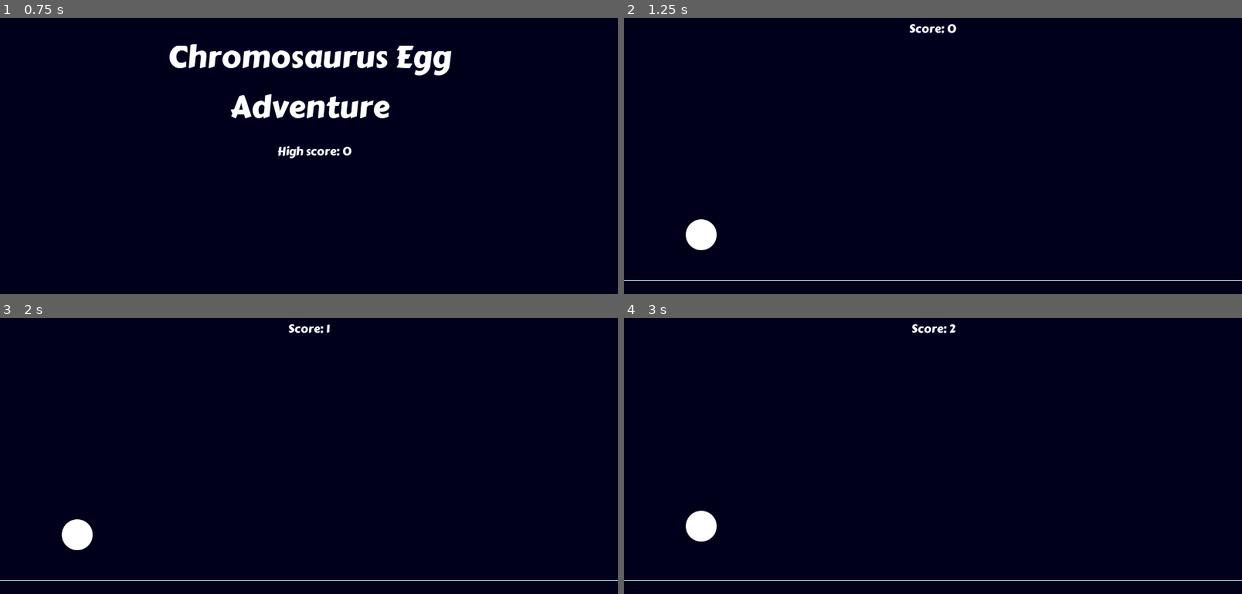
Above: before the commit, frames 1-4 (two rows, left to right).
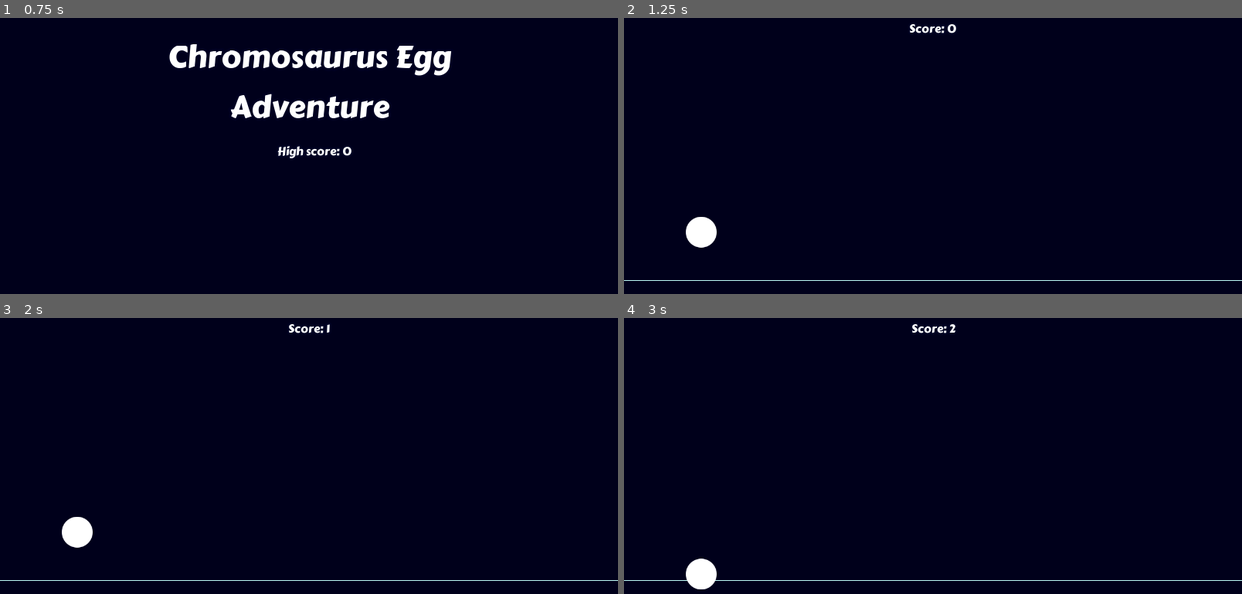
Above: after the commit, the same moments.

Repository: deutandev/Godot-Egg-Roll
Game: Godot game, scene res://src/UI/title.tscn
The game is run twice, just before and just after one commit, with the same random seed, the same clock (stepped at 60 frames per second) and the same inputs.
Inputs:
- Up to frame 1 (0.75 s): tap Enter (ui_accept) at 0.5, 0.6 s
- Up to frame 2 (1.25 s): tap Space (jump) at 0.77, 0.8, 1.07 s
- Up to frame 3 (2 s): tap Space (jump) at 1.35, 1.52, 1.82 s; tap Enter (ui_accept) at 1.55 s
- Up to frame 4 (3 s): tap Enter (ui_accept) at 2.1, 2.75, 2.85 s; tap Space (jump) at 2.3 s

Frame 1 is identical in both runs. In frame 2, 0.1% of the frame differs, in the area x 10-15%, y 72-85%; in frame 3, 0.1%; in frame 4, 0.9%, in the area x 10-15%, y 69-99%.

Commit message:
Change jump variables

Diff:
--- a/src/Player/Player.gd
+++ b/src/Player/Player.gd
@@ -2,9 +2,9 @@
 
 
 #Jump
-export var fall_gravity_scale := 150.0
-export var low_jump_gravity_scale := 100.0
-export var jump_power := 600.0
+export var fall_gravity_scale := 200.0
+export var low_jump_gravity_scale := 150.0
+export var jump_power := 650.0
 var jump_released = false
 
 #Physics
@@ -15,7 +15,7 @@
 
 
 func _physics_process(delta):
-	if Input.is_action_just_released("ui_accept"):
+	if Input.is_action_just_released("jump"):
 		jump_released = true
 
 	#Applying gravity to player
@@ -36,7 +36,7 @@
 		velocity += Vector2.DOWN * earth_gravity * low_jump_gravity_scale * delta
 
 	if on_floor:
-		if Input.is_action_just_pressed("ui_accept"):
+		if Input.is_action_just_pressed("jump"):
 			velocity = Vector2.UP * jump_power #Normal Jump action
 			jump_released = false
 			$JumpAudio.play()
